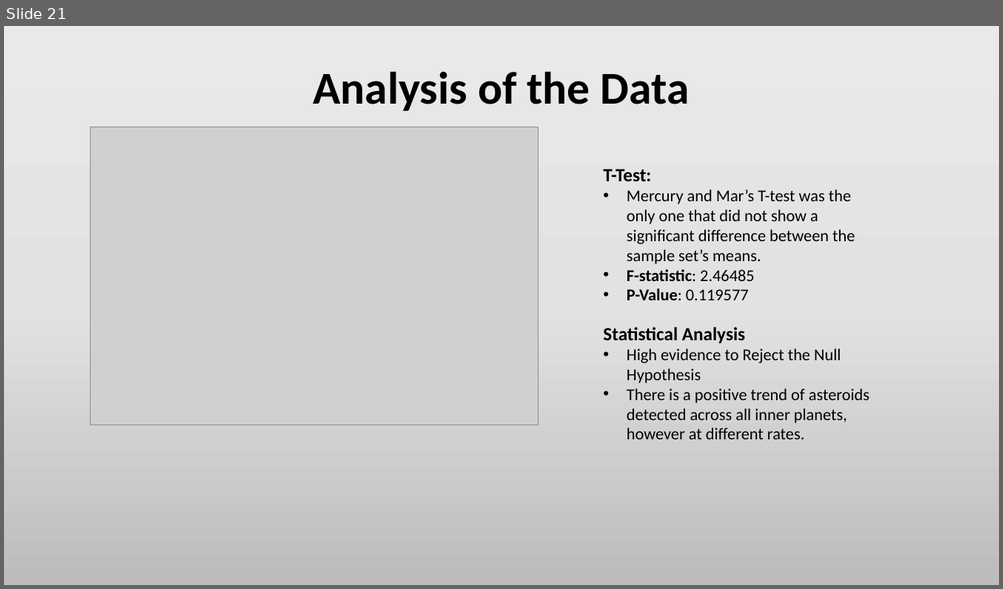
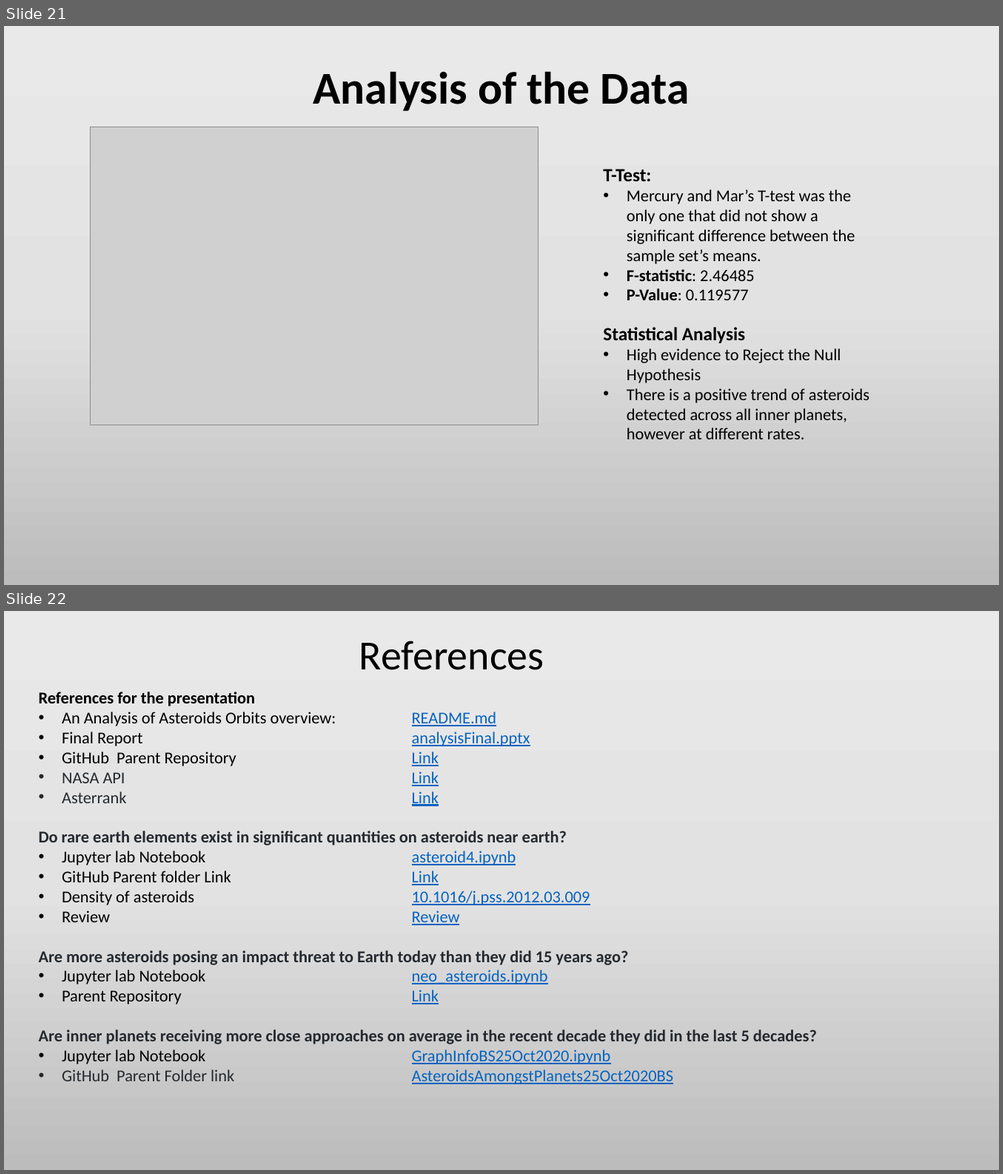
Before and after one commit to Efritch/asteroids_group_g, a slide deck: asteroid_analysisFinal.pptx. Shown one above the other, each under a label of ours: slide 21 before the commit, slides 21 and 22 after it. The pictures are 1003x589 and 1003x1174 pixels, drawn with LibreOffice and Linux fonts; fonts in the diff are those of the drawing; grey boxes stand for pictures. Boxes give left, top, right and bottom in pixels: in the first picture for what was removed or moved away, otherwise in the second. Text is boxed around its words. In the diff, an @@ line names an element or a change of style, - is before the commit and + after.

```diff
--- a/asteroid_analysisFinal.pptx
+++ b/asteroid_analysisFinal.pptx
@@ slide 22 added at box(4, 611, 999, 1170), background gradient #EBEAEA to #E4E3E3 to #BDBCBC @@
@@ title added at box(359, 641, 544, 670), 40 pt, text #000000 @@
+References
@@ text added at box(39, 692, 817, 1085), 16 pt, text #24292E @@
+References for the presentation
+• An Analysis of Asteroids Orbits overview: README.md
+• Final Report analysisFinal.pptx
+• GitHub Parent Repository Link
+• NASA API Link
+• Asterrank Link
+Do rare earth elements exist in significant quantities on asteroids near earth?
+• Jupyter lab Notebook asteroid4.ipynb
+• GitHub Parent folder Link Link
+• Density of asteroids 10.1016/j.pss.2012.03.009
+• Review Review
+Are more asteroids posing an impact threat to Earth today than they did 15 years ago?
+• Jupyter lab Notebook neo_asteroids.ipynb
+• Parent Repository Link
+Are inner planets receiving more close approaches on average in the recent decade they did in the last 5 decades?
+• Jupyter lab Notebook GraphInfoBS25Oct2020.ipynb
+• GitHub Parent Folder link AsteroidsAmongstPlanets25Oct2020BS
```
Also in this commit, not shown: 3 slides changed.
